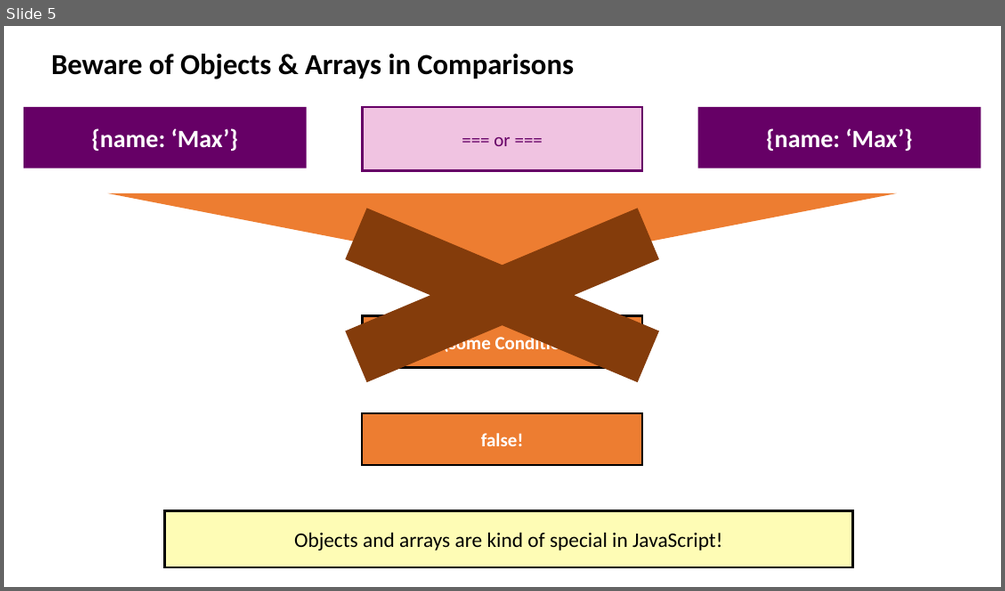
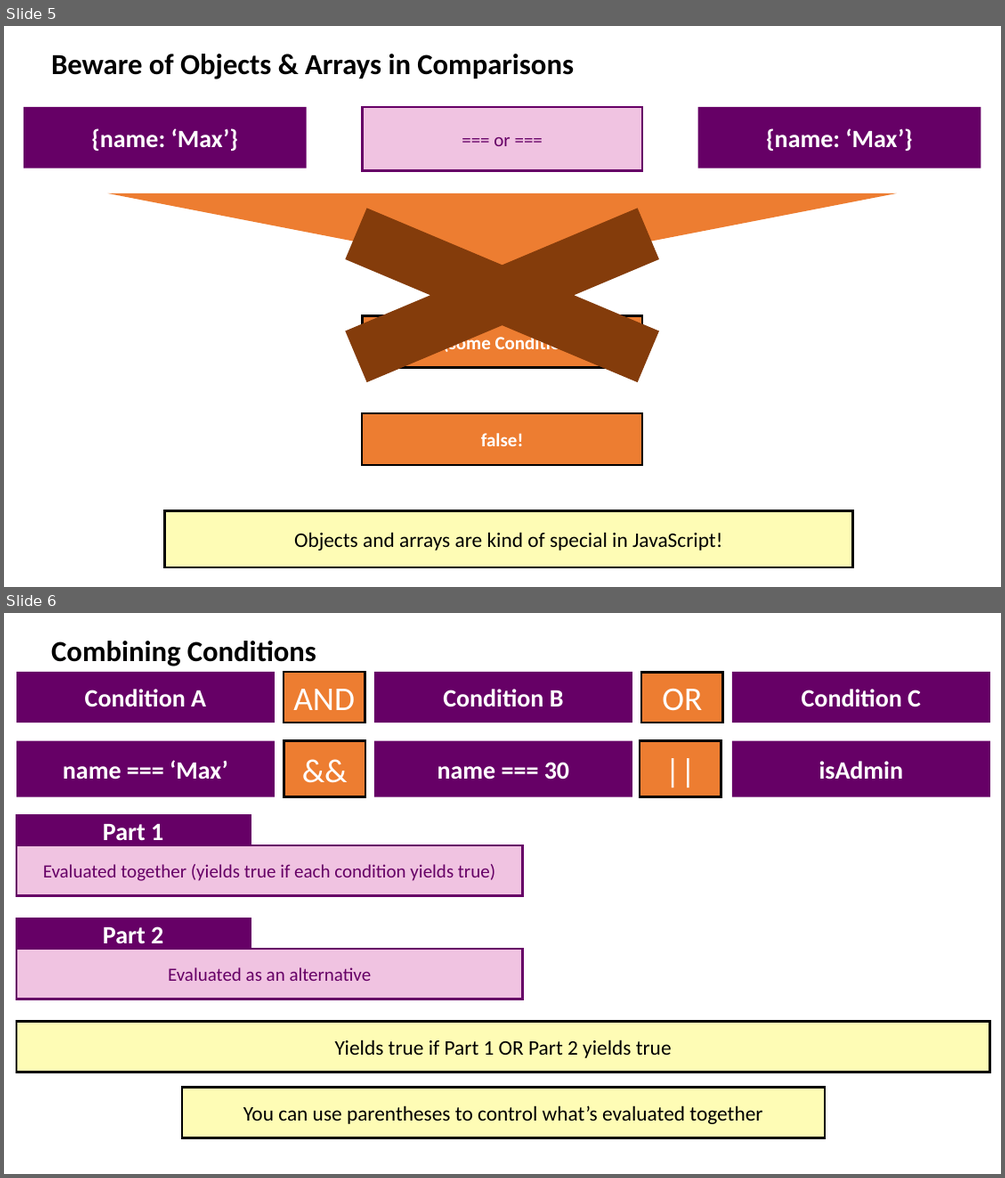
Before and after one commit to drronidz/JavaScript-The-Complete-Guide-2020, a slide deck: 4. Working with Control Structures (if Statements, Loops, Error Handling)/docs/Introduction.pptx. Shown one above the other, each under a label of ours: slide 5 before the commit, slides 5 and 6 after it. The pictures are 1005x591 and 1005x1178 pixels, drawn with LibreOffice and Linux fonts; fonts in the diff are those of the drawing. Boxes give left, top, right and bottom in pixels: in the first picture for what was removed or moved away, otherwise in the second. Text is boxed around its words. In the diff, an @@ line names an element or a change of style, - is before the commit and + after.

```diff
--- a/4. Working with Control Structures (if Statements, Loops, Error Handling)/docs/Introduction.pptx
+++ b/4. Working with Control Structures (if Statements, Loops, Error Handling)/docs/Introduction.pptx
@@ slide 6 added at (4,613,1001,1174), background #FFFFFF @@
@@ text added at (51,641,316,666), 28 pt, text #000000, bold @@
+Combining Conditions
@@ rectangle added at (16,672,275,722), fill #660066, 24 pt, text #FFFFFF, bold @@
+Condition A
@@ rectangle added at (283,672,365,722), fill #ED7D31, outline #000000 2.25 pt, 32 pt, text #FFFFFF @@
+AND
@@ rectangle added at (374,672,632,722), fill #660066, 24 pt, text #FFFFFF, bold @@
+Condition B
@@ rectangle added at (641,672,722,723), fill #ED7D31, outline #000000 2.25 pt, 32 pt, text #FFFFFF @@
+OR
@@ rectangle added at (732,672,990,722), fill #660066, 24 pt, text #FFFFFF, bold @@
+Condition C
@@ rectangle added at (16,741,275,797), fill #660066, 24 pt, text #FFFFFF, bold @@
+name === ‘Max’
@@ rectangle added at (283,741,365,797), fill #ED7D31, outline #000000 2.25 pt, 32 pt, text #FFFFFF @@
+&&
@@ rectangle added at (374,741,632,797), fill #660066, 24 pt, text #FFFFFF, bold @@
+name === 30
@@ rectangle added at (639,741,721,797), fill #ED7D31, outline #000000 2.25 pt, 32 pt, text #FFFFFF @@
+||
@@ rectangle added at (732,741,990,797), fill #660066, 24 pt, text #FFFFFF, bold @@
+isAdmin
@@ rectangle added at (16,815,250,845), fill #660066, outline #660066 2.25 pt, 24 pt, text #FFFFFF, bold @@
+Part 1
@@ rectangle added at (16,845,523,896), fill #CC3399 at 29% opacity, outline #660066 2.25 pt, 18 pt, text #660066 @@
+Evaluated together (yields true if each condition yields true)
@@ rectangle added at (16,918,250,949), fill #660066, outline #660066 2.25 pt, 24 pt, text #FFFFFF, bold @@
+Part 2
@@ rectangle added at (16,949,523,999), fill #CC3399 at 29% opacity, outline #660066 2.25 pt, 18 pt, text #660066 @@
+Evaluated as an alternative
@@ rectangle added at (16,1022,990,1072), fill #FCF600 at 29% opacity, outline #000000 2.25 pt, 20 pt, text #000000 @@
+Yields true if Part 1 OR Part 2 yields true
@@ rectangle added at (182,1087,825,1138), fill #FCF600 at 29% opacity, outline #000000 2.25 pt, 20 pt, text #000000 @@
+You can use parentheses to control what’s evaluated together
```
Also in this commit, not shown: 1 other file.
